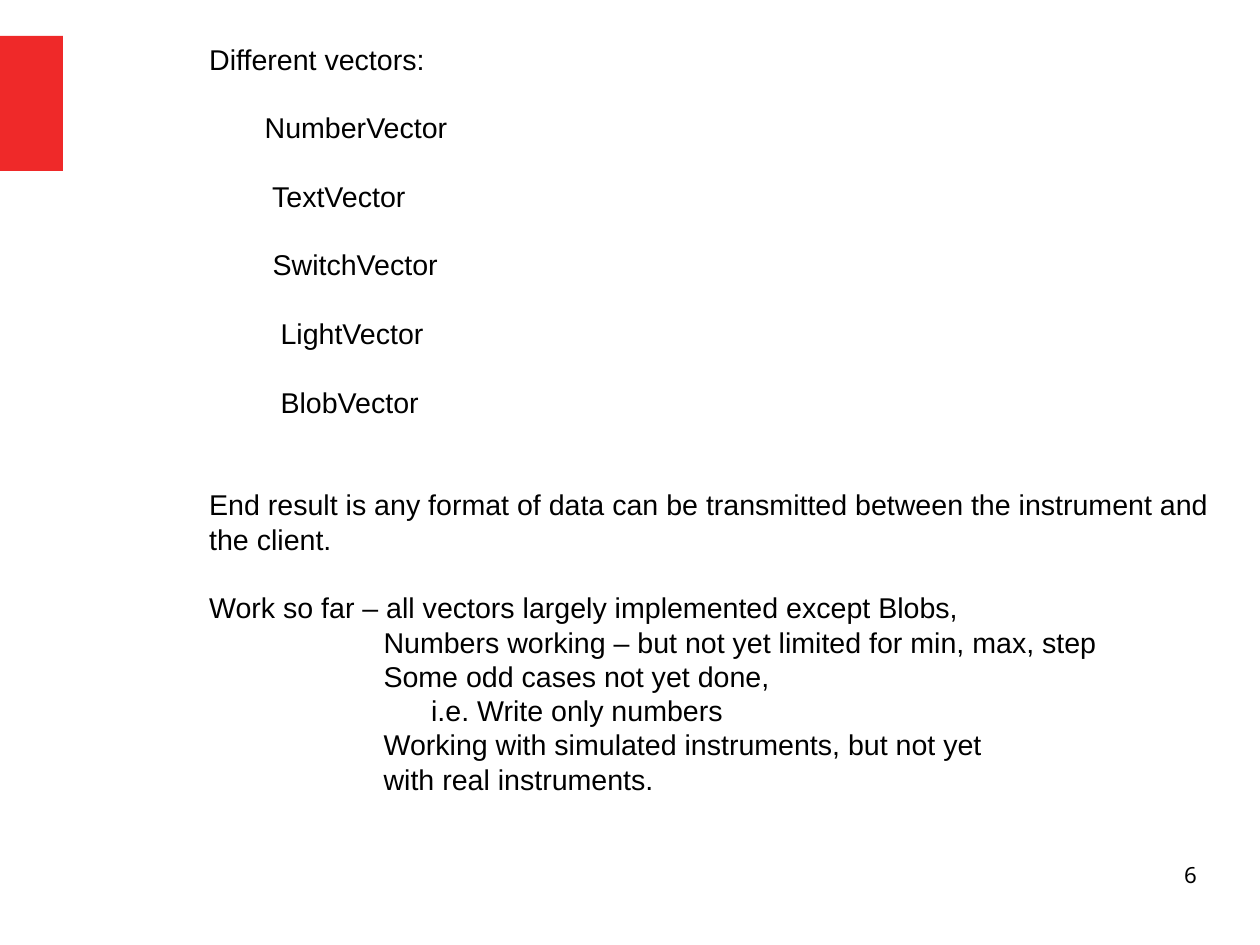
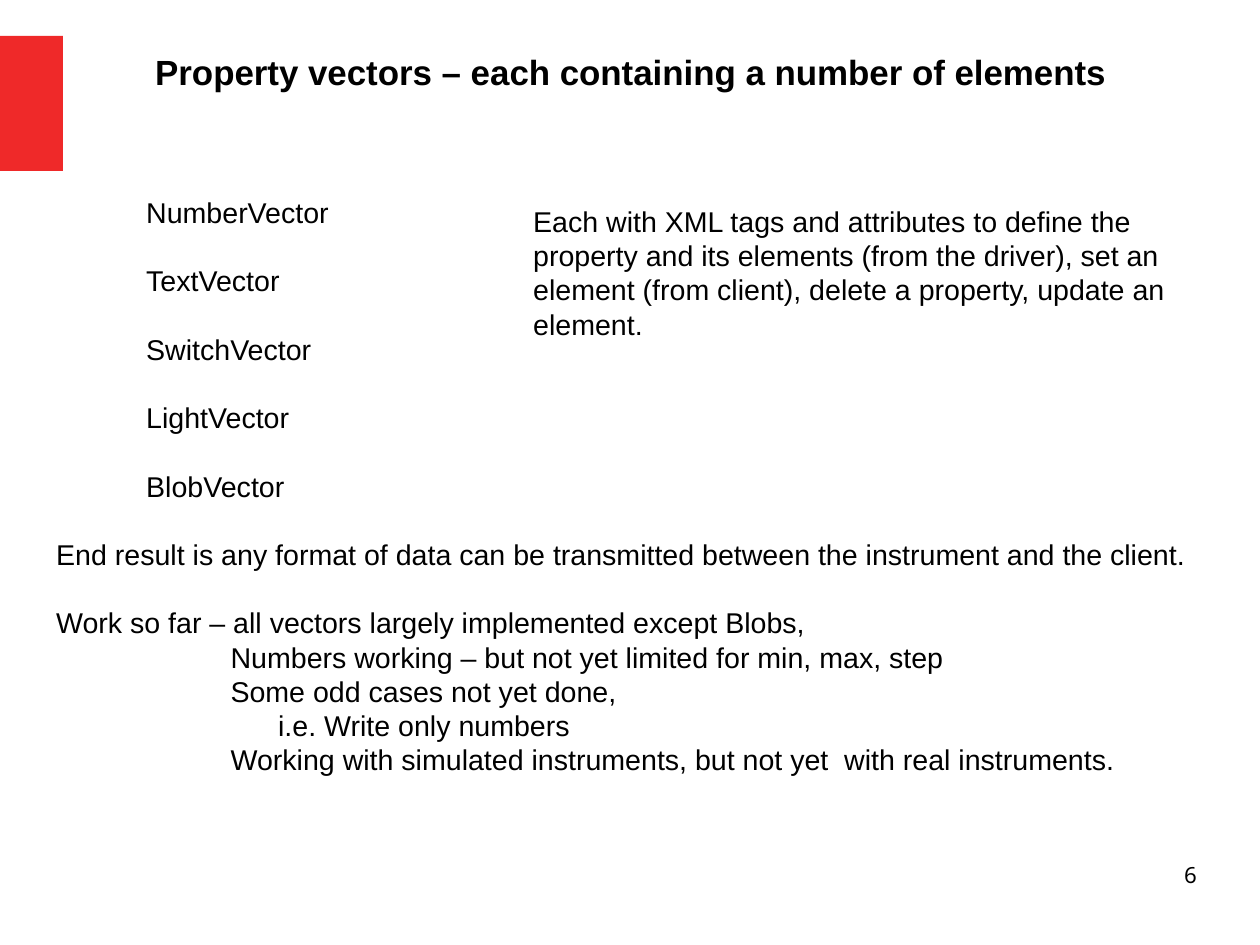
Before and after one commit to bernie-skipole/indi, a slide deck: slide 6 of indislides.odp. Drawn at 1260x945 pixels with LibreOffice and Linux fonts; fonts in the diff are those of the drawing. Boxes give left, top, right and bottom in pixels: in the first picture for what was removed or moved away, otherwise in the second. Text is boxed around its words. In the diff, an @@ line names an element or a change of style, - is before the commit and + after.

```diff
--- a/indislides.odp
+++ b/indislides.odp
@@ text added at (155, 59, 1106, 92), 22 pt, text #000000, bold @@
+Property vectors – each containing a number of elements
@@ text at (209, 49, 448, 414): paragraphs removed @@
-Different vectors:
-NumberVector
-TextVector
-SwitchVector
-LightVector
-BlobVector
@@ text added at (146, 202, 328, 498), 18 pt, text #000000 @@
+NumberVector
+TextVector
+SwitchVector
+LightVector
+BlobVector
@@ text added at (533, 211, 1165, 336), 18 pt, text #000000 @@
+Each with XML tags and attributes to define the property and its elements (from the driver), set an element (from client), delete a property, update an element.
@@ text "End result is any format ...": place and size @@
-text "End result is any format ..." at (209, 49, 1208, 791)
+text "End result is any format ..." at (56, 544, 1185, 776)
@@ text at (231, 749, 1113, 776): text changed @@
-Working with simulated instruments, but not yet
-with real instruments.
+Working with simulated instruments, but not yet with real instruments.
```
Also in this commit, not shown: 7 other slides changed, 2 slides added.
